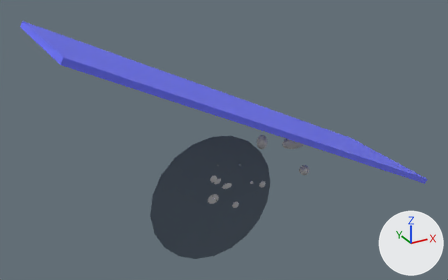
Renders of the glTF model gltf/snowman.gltf from each side of a commit.
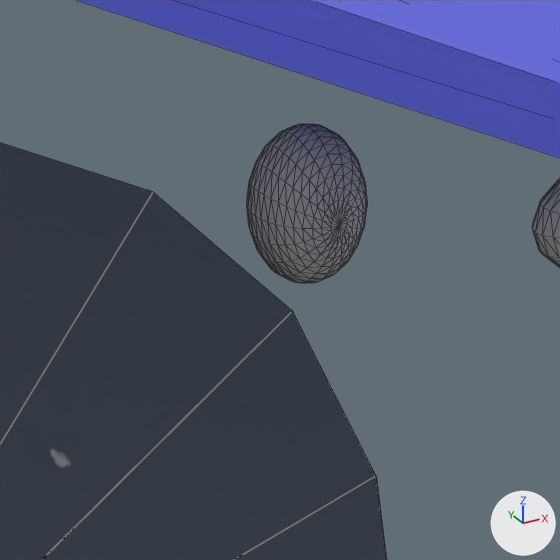
The first picture shows the older version from a 50 mm lens placed at (-280.0, -535.0, 336.0), pointed at (18.0, 7.0, 65.0). The close-ups show both versions on the part from 52% to 64% of the width and 44% to 62% of the height of that picture; other places that the commit changed are outside them. The lights are fixed; the arrows at lower right show +X, +Y and +Z. The close-ups show mesh edges as thin lines. Where no turn or scale is listed for an object, it has been applied to the vertices. Vertices at the same position are counted once.

In view in the first close-up: 'bg', 'ocean2', 'pSphere14', 'pSphere16'.
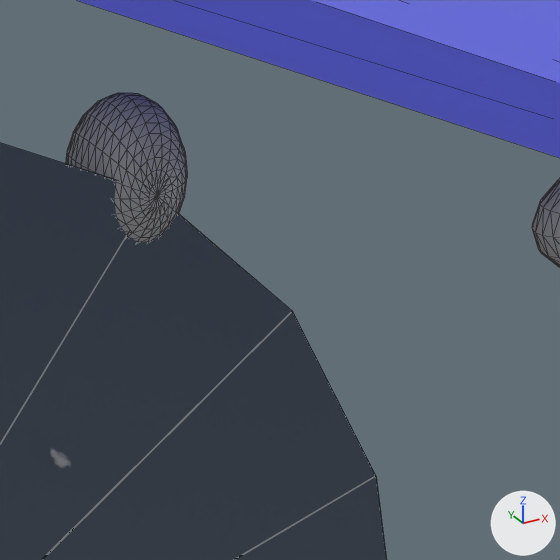
The change in detail:
me_mesh_147 has 382 vertices, 760 faces and spans x 58.8..71.0, y -2.2..9.9, z 45.4..62.1.
me_mesh_147 is used by ob_psphere14; location (0.0, 0.0, 0.0).
me_mesh_147 part 1: the whole mesh is moved by (-21.2, 0.0, 7.7).

Location of each change, (x1, y1, x2, y2) in pixels of the close-ups (560 x 560 px):
'pSphere14', mesh moved: before (246, 124, 367, 283); after (65, 93, 187, 241)
